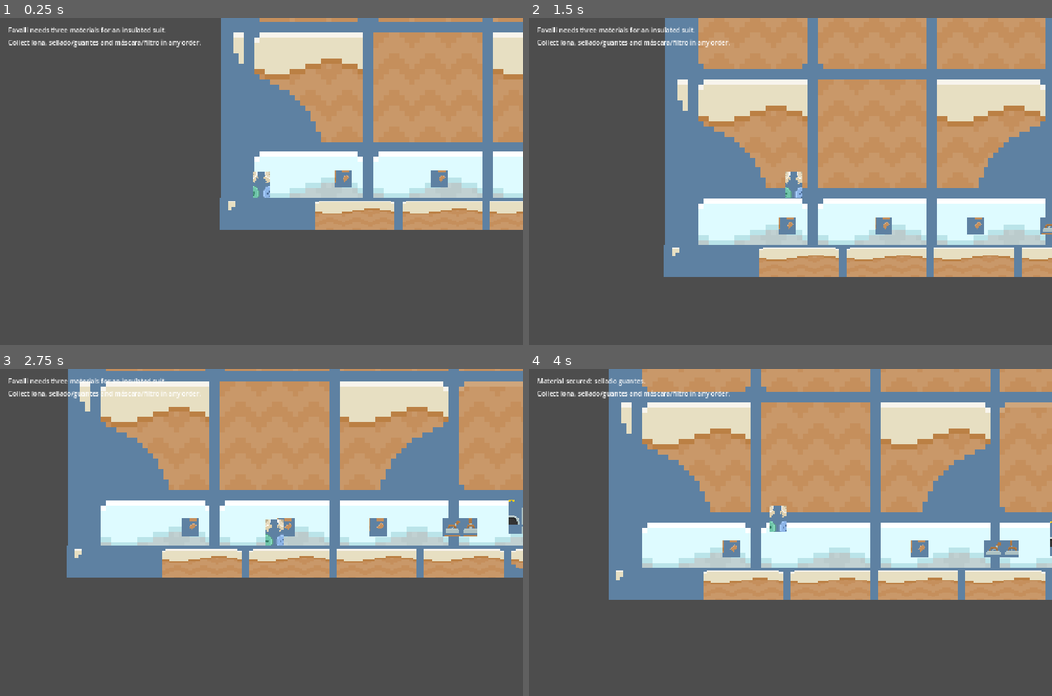
Above: before the commit, frames 1-4 (two rows, left to right).
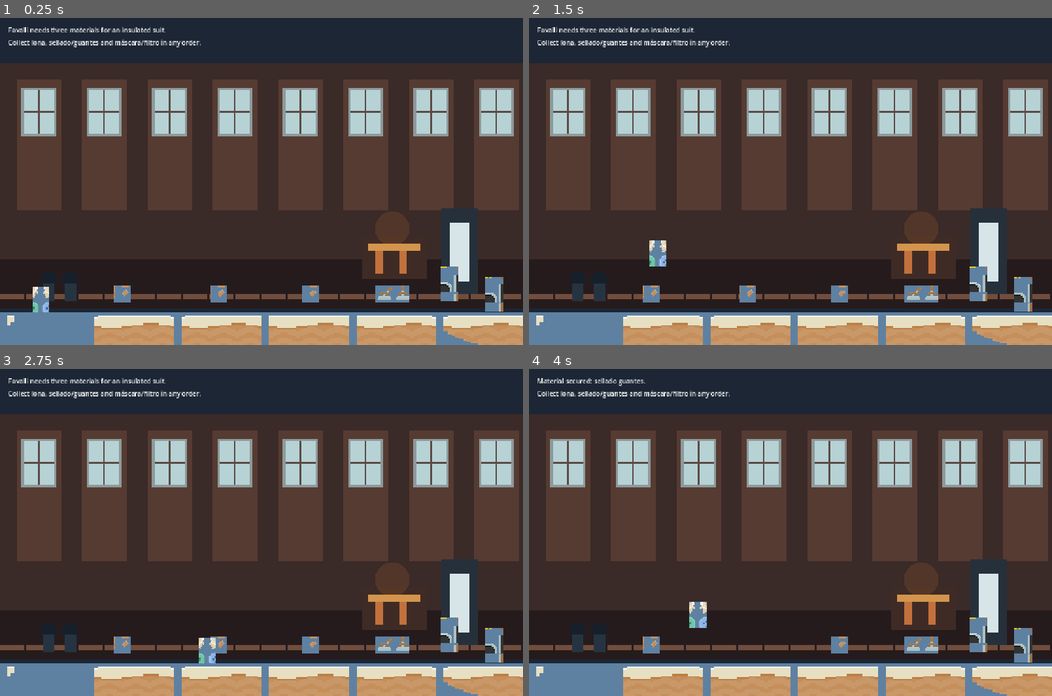
Above: after the commit, the same moments.

Repository: niconunez96/eternautaGame
Game: Godot game, scene res://scenes/app/main.tscn
The game is run twice, just before and just after one commit, with the same random seed, the same clock (stepped at 60 frames per second) and the same inputs.
Inputs (mouse positions are in pixels of both pictures, inside the frame that each line leads up to):
- Up to frame 1 (0.25 s): no input
- Up to frame 2 (1.5 s): tap Enter at 0.5 s; move the mouse to (905, 165) at 0.52 s; hold D (move_right) 0.53-1.25 s; tap K (interact) at 0.6 s; click (905, 165) at 0.67 s; tap Space (jump) at 0.77 s; drag from (685, 197) to (806, 224) at 1.27 s
- Up to frame 3 (2.75 s): move the mouse to (313, 460) at 2.02 s; hold D (move_right) from 2.03 s (still down); tap Alt at 2.1 s; click (313, 460) at 2.17 s
- Up to frame 4 (4 s): release D (move_right) at 2.75 s; drag from (764, 597) to (816, 525) at 2.77 s; move the mouse to (947, 581) at 3.52 s; hold A (move_left) from 3.53 s (still down); tap K (interact) at 3.6 s; click (947, 581) at 3.67 s; tap Space (jump) at 3.77 s

The runs differ from the first frame. In frame 1, 99% of the frame differs, in the area x 0-100%, y 0-100%; in frame 2, 99%; in frame 3, 100%; in frame 4, 100%.

Commit message:
feat: compose warm chalet and snowy street backdrops

Diff:
--- a/scenes/player/player.tscn
+++ b/scenes/player/player.tscn
@@ -10,6 +10,10 @@
 [node name="Camera2D" type="Camera2D" parent="."]
 position_smoothing_enabled = true
 position_smoothing_speed = 8.0
+limit_left = 0
+limit_top = 0
+limit_right = 1280
+limit_bottom = 800
 [node name="CollisionShape2D" type="CollisionShape2D" parent="."]
 shape = SubResource("1")
 [node name="Visual" type="Sprite2D" parent="."]
--- a/scenes/world/chalet.tscn
+++ b/scenes/world/chalet.tscn
@@ -1,5 +1,6 @@
-[gd_scene load_steps=7 format=3]
+[gd_scene load_steps=8 format=3]
 
+[ext_resource type="Script" path="res://scripts/presentation/world_backdrop.gd" id="1_backdrop"]
 [ext_resource type="PackedScene" path="res://scenes/world/suit_material.tscn" id="1_material"]
 [ext_resource type="PackedScene" path="res://scenes/world/fabrication_station.tscn" id="2_station"]
 [ext_resource type="PackedScene" path="res://scenes/world/suit_exit.tscn" id="3_exit"]
@@ -30,6 +31,9 @@
 shape = SubResource("WallShape")
 
 [node name="Presentation" type="Node2D" parent="."]
+[node name="Backdrop" type="Node2D" parent="Presentation"]
+z_index = -20
+script = ExtResource("1_backdrop")
 [node name="WarmWindowGlow" type="PointLight2D" parent="Presentation"]
 position = Vector2(1000, 560)
 energy = 0.45
--- a/scenes/world/vicente_lopez_norte.tscn
+++ b/scenes/world/vicente_lopez_norte.tscn
@@ -1,5 +1,6 @@
-[gd_scene load_steps=10 format=3]
+[gd_scene load_steps=11 format=3]
 
+[ext_resource type="Script" path="res://scripts/presentation/world_backdrop.gd" id="0_backdrop"]
 [ext_resource type="Script" path="res://scripts/world/vicente_lopez_norte.gd" id="1_scene"]
 [ext_resource type="Script" path="res://scripts/world/neighborhood_radio.gd" id="2_radio"]
 [ext_resource type="Script" path="res://scripts/world/general_paz_exit.gd" id="3_general_paz"]
@@ -22,7 +23,14 @@
 [node name="VicenteLopezNorte" type="Node2D"]
 script = ExtResource("1_scene")
 
+[node name="Presentation" type="Node2D" parent="."]
+[node name="Backdrop" type="Node2D" parent="Presentation"]
+z_index = -20
+script = ExtResource("0_backdrop")
+setting = "street"
+
 [node name="SnowfieldBackground" type="TextureRect" parent="."]
+visible = false
 offset_right = 1280.0
 offset_bottom = 800.0
 texture = SubResource("SnowfieldTexture")
--- a/scripts/app/main.gd
+++ b/scripts/app/main.gd
@@ -23,7 +23,6 @@
 var filter_consumed := false
 
 func _ready() -> void:
-	_render_background()
 	var chalet := preload("res://scenes/world/chalet.tscn").instantiate()
 	chalet.name = "Chalet"
 	add_child(chalet)
@@ -168,19 +167,3 @@
 		hud.set_objective(zone_title)
 	else:
 		hud.set_objective("Collect lona, sellado/guantes and máscara/filtro in any order.")
-
-func _render_background() -> void:
-	var background := TextureRect.new()
-	background.name = "ChaletInterior"
-	var background_texture := AtlasTexture.new()
-	background_texture.atlas = ChaletArt
-	background_texture.region = Rect2(0, 0, 138, 63)
-	background.texture = background_texture
-	background.position = Vector2.ZERO
-	background.size = Vector2(1280, 800)
-	background.expand_mode = TextureRect.EXPAND_IGNORE_SIZE
-	background.stretch_mode = TextureRect.STRETCH_KEEP_ASPECT_COVERED
-	background.texture_filter = CanvasItem.TEXTURE_FILTER_NEAREST
-	background.mouse_filter = Control.MOUSE_FILTER_IGNORE
-	background.show_behind_parent = true
-	add_child(background)
--- /dev/null
+++ b/scripts/presentation/world_backdrop.gd
@@ -0,0 +1,57 @@
+class_name WorldBackdrop
+extends Node2D
+
+@export_enum("chalet", "street") var setting := "chalet"
+
+func _ready() -> void:
+	queue_redraw()
+
+func _draw() -> void:
+	if setting == "street":
+		_draw_street()
+		return
+	_draw_chalet()
+
+func _draw_chalet() -> void:
+	draw_rect(Rect2(0, 0, 1280, 800), Color("1c2634"))
+	draw_rect(Rect2(0, 110, 1280, 580), Color("3a2a28"))
+	draw_rect(Rect2(0, 590, 1280, 120), Color("261b1c"))
+	for x in range(40, 1280, 160):
+		draw_rect(Rect2(x, 150, 110, 320), Color("563b32"))
+		draw_rect(Rect2(x + 12, 170, 86, 120), Color("8c9a9b"))
+		draw_rect(Rect2(x + 18, 176, 74, 108), Color("b7d2d4"))
+		draw_line(Vector2(x + 55, 176), Vector2(x + 55, 284), Color("5b4a46"), 4.0)
+		draw_line(Vector2(x + 18, 230), Vector2(x + 92, 230), Color("5b4a46"), 4.0)
+	for x in range(0, 1280, 64):
+		draw_rect(Rect2(x, 675, 60, 12), Color("704d3d"))
+	draw_rect(Rect2(885, 535, 160, 105), Color("3f2b25"))
+	draw_rect(Rect2(902, 552, 126, 18), Color("d3944e"))
+	draw_rect(Rect2(920, 570, 18, 55), Color("c2713d"))
+	draw_rect(Rect2(978, 570, 18, 55), Color("c2713d"))
+	draw_circle(Vector2(960, 515), 42, Color(1.0, 0.55, 0.2, 0.12))
+	for x in [120, 172]:
+		draw_circle(Vector2(x, 640), 20, Color("17202a"))
+		draw_rect(Rect2(x - 14, 650, 28, 42), Color("263442"))
+	draw_rect(Rect2(1080, 465, 90, 210), Color("26303b"))
+	draw_rect(Rect2(1100, 500, 50, 145), Color("d7e5e8"))
+
+func _draw_street() -> void:
+	draw_rect(Rect2(0, 0, 1280, 800), Color("172633"))
+	draw_rect(Rect2(0, 270, 1280, 380), Color("2c4050"))
+	for x in range(0, 1280, 180):
+		draw_rect(Rect2(x, 230, 150, 300), Color("263746"))
+		draw_rect(Rect2(x + 20, 270, 34, 46), Color("6e92a0"))
+		draw_rect(Rect2(x + 86, 300, 34, 46), Color("6e92a0"))
+	draw_rect(Rect2(0, 625, 1280, 175), Color("d9e6e9"))
+	for y in [660, 710]:
+		draw_line(Vector2(0, y), Vector2(1280, y), Color("b5cdd4"), 5.0)
+	draw_rect(Rect2(760, 480, 230, 180), Color("263b43"))
+	draw_rect(Rect2(785, 505, 180, 125), Color("5a4437"))
+	draw_rect(Rect2(815, 530, 52, 60), Color("f1b655"))
+	draw_rect(Rect2(885, 530, 52, 60), Color("f1b655"))
+	draw_circle(Vector2(876, 555), 105, Color(1.0, 0.58, 0.24, 0.16))
+	draw_rect(Rect2(615, 475, 12, 190), Color("111b24"))
+	draw_line(Vector2(621, 475), Vector2(680, 430), Color("111b24"), 5.0)
+	draw_circle(Vector2(680, 430), 12, Color("d48d4b"))
+	for x in range(70, 1280, 130):
+		draw_line(Vector2(x, 120), Vector2(x - 30, 600), Color(0.9, 0.96, 1.0, 0.35), 2.0)
--- a/tests/integration/test_main_scene.gd
+++ b/tests/integration/test_main_scene.gd
@@ -15,6 +15,7 @@
 	assert_not_null(instance.get_node_or_null("Player"))
 	assert_not_null(instance.get_node_or_null("Player/Camera2D"))
 	assert_not_null(instance.get_node_or_null("Chalet/Presentation"))
+	assert_not_null(instance.get_node_or_null("Chalet/Presentation/Backdrop"))
 	assert_null(instance.get_node_or_null("Chalet/RoomLabels"))
 	assert_not_null(instance.get_node_or_null("Chalet/MaterialLona"))
 	assert_not_null(instance.get_node_or_null("Chalet/MaterialSelladoGuantes"))
